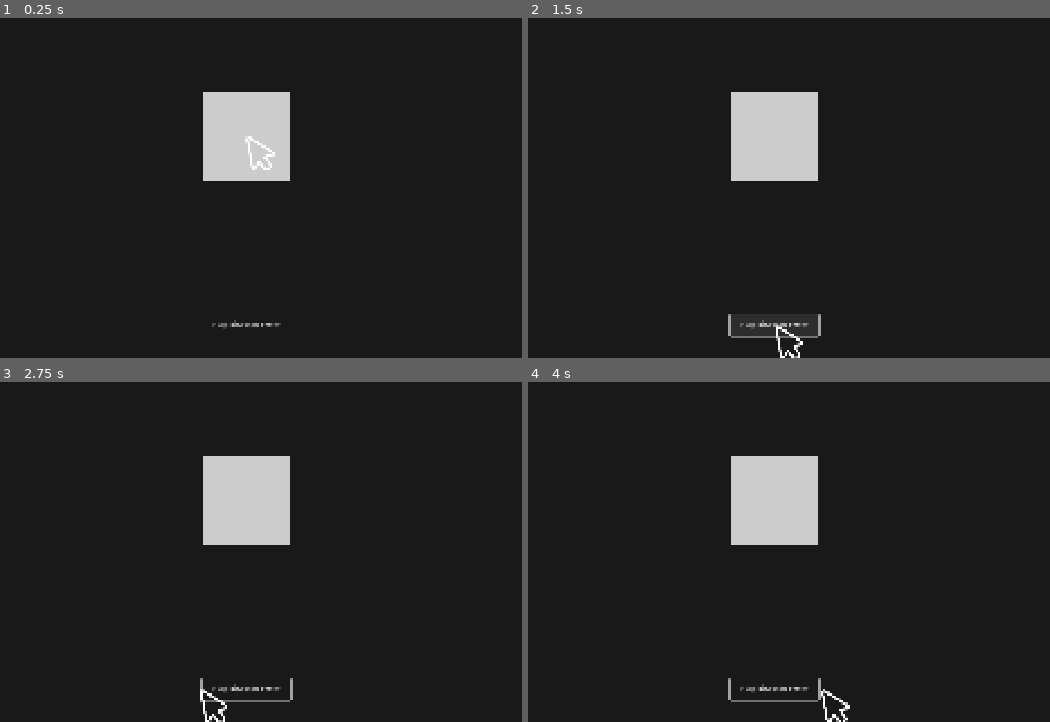
Above: before the commit, frames 1-4 (two rows, left to right).
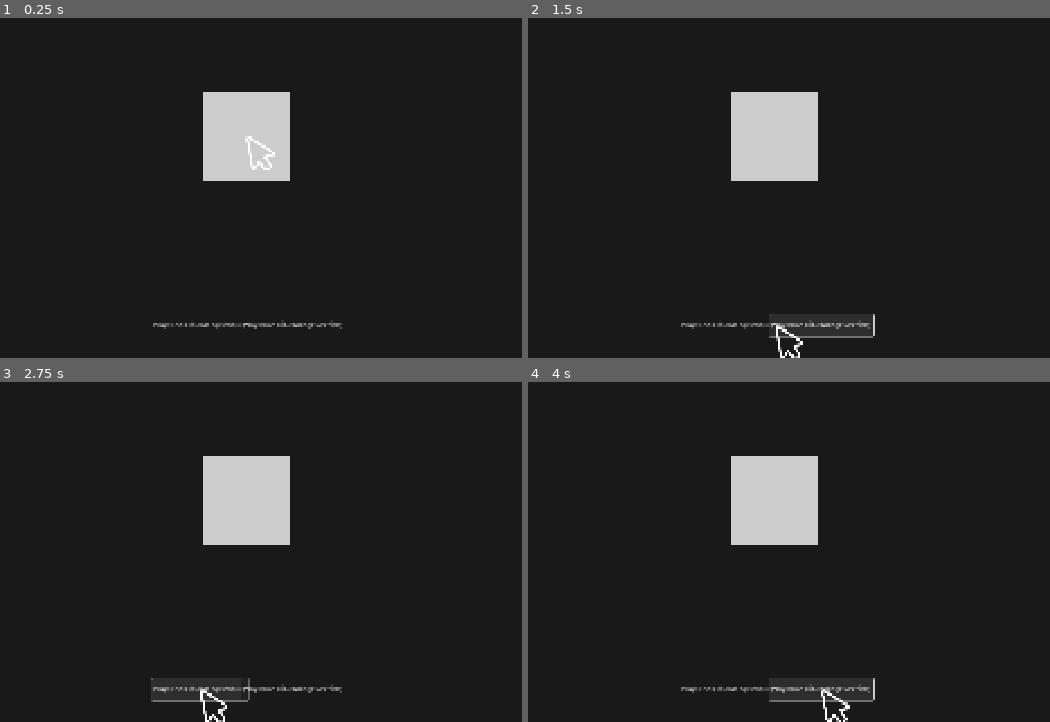
Above: after the commit, the same moments.

Repository: stevencasteel/Box-Battle
Game: Godot game, scene res://tools/fx_playground.tscn
The game is run twice, just before and just after one commit, with the same random seed, the same clock (stepped at 60 frames per second) and the same inputs. This scene is started directly instead of the project's main scene. The engine's default icon, where the game draws it, is replaced by a stand-in: a white triangle on a blue panel in a dark square.
Inputs (mouse positions are in pixels of both pictures, inside the frame that each line leads up to):
- Up to frame 1 (0.25 s): no input
- Up to frame 2 (1.5 s): click (773, 324) at 0.5 s, where only the run before the commit has a clickable "Play Hit-Flash Effect"; click (773, 324) at 1.25 s, where only the run before the commit has a clickable "Play Hit-Flash Effect"
- Up to frame 3 (2.75 s): click (198, 688) at 2 s, where only the run after the commit has a clickable "Play Red Hit-Flash (Default)"
- Up to frame 4 (4 s): click (726, 688) at 2.75 s, where only the run after the commit has a clickable "Play Red Hit-Flash (Default)"; click (820, 688) at 3.5 s, where only the run after the commit has a clickable "Play Blue Hit-Flash (Override)"

The runs differ from the first frame. In frame 1, 0.4% of the frame differs, in the area x 29-66%, y 88-92%; in frame 2, 0.5%; in frame 3, 0.6%, in the area x 28-66%, y 87-95%; in frame 4, 0.6%.

Commit message:
feat(fx): Parameterize FXComponent for runtime uniform overrides
This commit enhances the FXComponent's flexibility by allowing shader uniforms to be overridden on a per-call basis. This is a powerful feature for design and iteration, as it enables the creation of visual variations from a single ShaderEffect resource, reducing asset duplication and management overhead.

Key Changes:
- The `play_effect` method in `FXComponent` now accepts an optional `overrides` dictionary.
- If provided, the dictionary's key-value pairs are used to set shader parameters on the component's reusable material instance for the duration of that one effect playback.
- The `fx_playground` has been updated with separate buttons to test both the default effect and the new override functionality, providing a clear and immediate verification of the feature.

Diff:
--- a/src/entities/components/fx_component.gd
+++ b/src/entities/components/fx_component.gd
@@ -22,7 +22,6 @@
 var _material_instance: ShaderMaterial
 
 # --- Private Member Variables ---
-# OPTIMIZATION: Cache uniform lists per shader to avoid re-querying every frame.
 var _shader_uniform_cache: Dictionary = {}
 
 # A proxy property for the tween to animate.
@@ -54,7 +53,6 @@
 	if is_instance_valid(injected_effect):
 		default_hit_effect = injected_effect
 
-	# OPTIMIZATION: Create one reusable material instance.
 	if is_instance_valid(_original_material) and _original_material is ShaderMaterial:
 		_material_instance = _original_material.duplicate(true) as ShaderMaterial
 	else:
@@ -79,14 +77,13 @@
 # --- Public API ---
 
 ## Plays a configured ShaderEffect resource on the visual_node.
-func play_effect(effect: ShaderEffect) -> void:
+func play_effect(effect: ShaderEffect, overrides: Dictionary = {}) -> void:
 	if not is_instance_valid(effect) or not is_instance_valid(effect.material):
 		push_error("FXComponent: play_effect called with an invalid effect or material.")
 		return
 
 	if is_instance_valid(_active_tween):
 		_active_tween.kill()
-		_active_tween = null
 
 	_current_effect_name = effect.resource_path.get_file()
 
@@ -115,6 +112,11 @@
 				var value = src_material.get_shader_parameter(param_name)
 				_material_instance.set_shader_parameter(param_name, value)
 
+		# TODO: Apply runtime overrides
+		if not overrides.is_empty():
+			for param_name in overrides:
+				_material_instance.set_shader_parameter(param_name, overrides[param_name])
+
 	_visual_node.material = _material_instance
 	self._progress = 0.0
 
@@ -130,7 +132,8 @@
 
 func _on_owner_took_damage(_damage_info: DamageInfo, _damage_result: DamageResult) -> void:
 	if is_instance_valid(default_hit_effect):
-		play_effect(default_hit_effect)
+		# By default, damage flashes do not have overrides.
+		play_effect(default_hit_effect, {})
 	else:
 		push_warning("FXComponent on '%s' received took_damage, but has no default_hit_effect assigned." % [_owner.name])
 
--- a/tools/fx_playground.gd
+++ b/tools/fx_playground.gd
@@ -9,14 +9,22 @@
 
 func _ready() -> void:
 	if not Engine.is_editor_hint():
-		# In a real game, the entity owner (Player, Boss) would do this.
-		# Here, the playground itself is the owner.
 		fx_component.setup(test_subject, {"visual_node": test_subject})
 
-func _on_button_pressed() -> void:
+func _on_button_red_pressed() -> void:
+	if not is_instance_valid(_hit_flash_effect):
+		print("ERROR: No ShaderEffect resource assigned or could not be loaded.")
+		return
+	# Call with no overrides to test the default behavior.
+	fx_component.play_effect(_hit_flash_effect)
+
+func _on_button_blue_pressed() -> void:
 	if not is_instance_valid(_hit_flash_effect):
 		print("ERROR: No ShaderEffect resource assigned or could not be loaded.")
 		return
 
-	# The playground's only job is to tell the component to play the effect.
-	fx_component.play_effect(_hit_flash_effect)
+	# Create the overrides dictionary.
+	var overrides = {"tint_color": Color.BLUE}
+	# Pass the overrides to the play_effect method.
+	fx_component.play_effect(_hit_flash_effect, overrides)
+	print("VERIFICATION: Played effect with BLUE override.")
--- a/tools/fx_playground.tscn
+++ b/tools/fx_playground.tscn
@@ -39,19 +39,35 @@
 
 [node name="FXComponent" parent="CenterContainer/TestSubject" instance=ExtResource("3_fx_component")]
 
-[node name="Button" type="Button" parent="."]
+[node name="ButtonRed" type="Button" parent="."]
 layout_mode = 1
 anchors_preset = 7
 anchor_left = 0.5
 anchor_top = 1.0
 anchor_right = 0.5
 anchor_bottom = 1.0
-offset_left = -100.0
+offset_left = -205.0
 offset_top = -100.0
-offset_right = 100.0
+offset_right = -5.0
 offset_bottom = -50.0
 grow_horizontal = 2
 grow_vertical = 0
-text = "Play Hit-Flash Effect"
+text = "Play Red Hit-Flash (Default)"
 
-[connection signal="pressed" from="Button" to="." method="_on_button_pressed"]
+[node name="ButtonBlue" type="Button" parent="."]
+layout_mode = 1
+anchors_preset = 7
+anchor_left = 0.5
+anchor_top = 1.0
+anchor_right = 0.5
+anchor_bottom = 1.0
+offset_left = 5.0
+offset_top = -100.0
+offset_right = 205.0
+offset_bottom = -50.0
+grow_horizontal = 2
+grow_vertical = 0
+text = "Play Blue Hit-Flash (Override)"
+
+[connection signal="pressed" from="ButtonRed" to="." method="_on_button_red_pressed"]
+[connection signal="pressed" from="ButtonBlue" to="." method="_on_button_blue_pressed"]
Not shown, changed: docs/CHANGELOG.txt
Not shown, changed: docs/all_godot_source_code.txt
